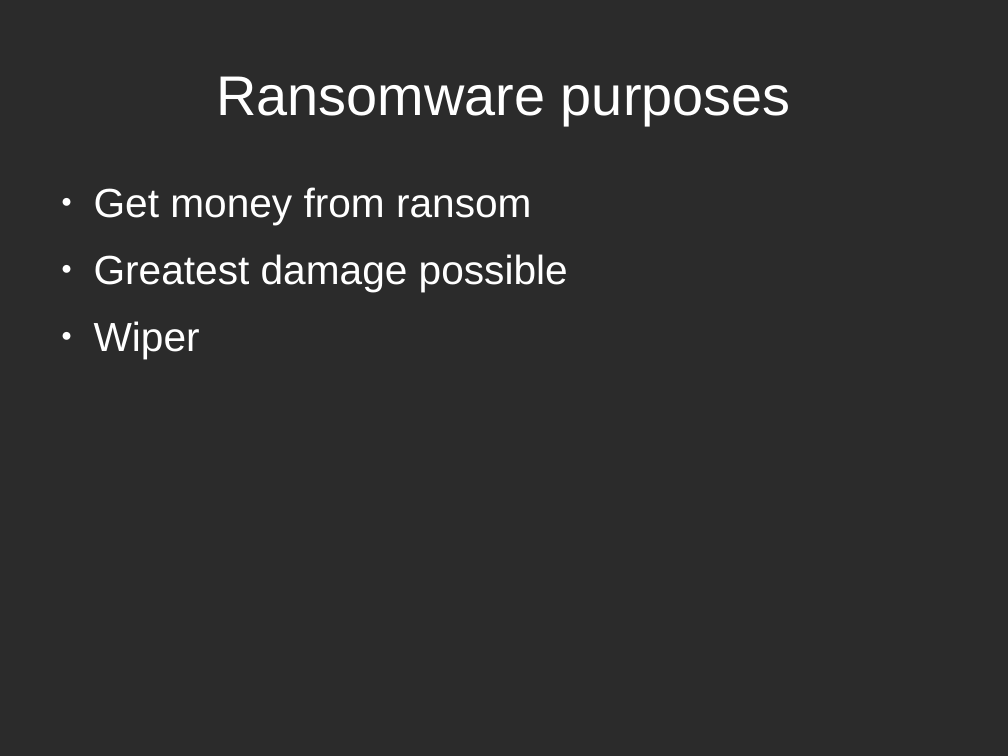
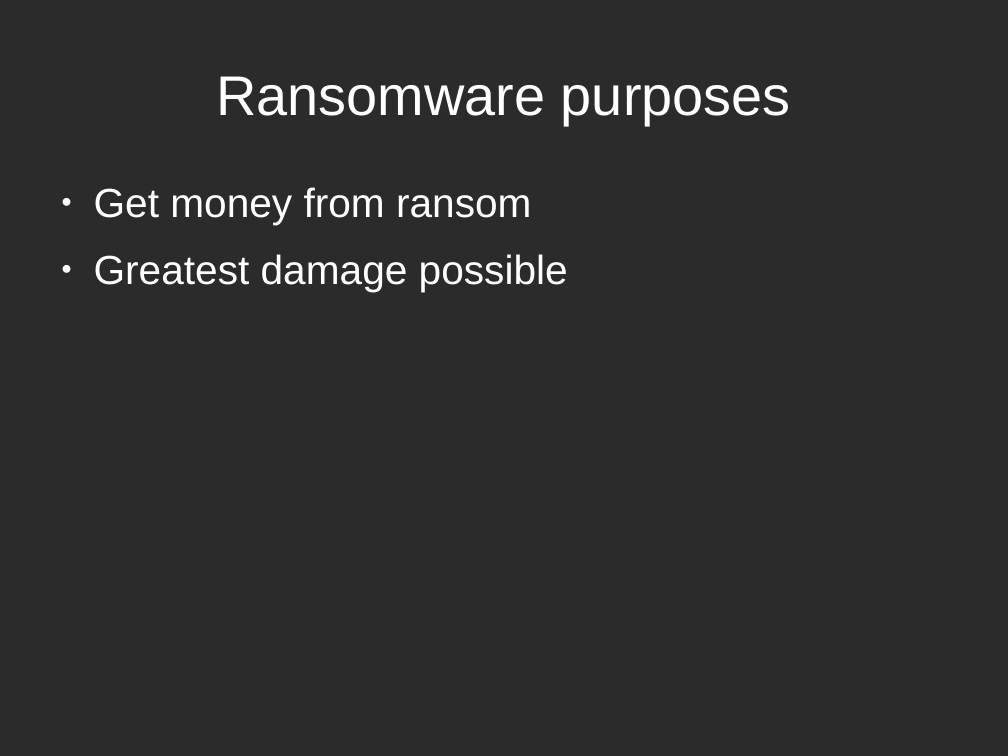
Before and after one commit to tarcisio-marinho/GonnaCry, a slide deck: slide 2 of Python/talk/na_beira_do_rio.odp. Drawn at 1008x756 pixels with LibreOffice and Linux fonts; fonts in the diff are those of the drawing; background and template pictures are left out; a plain dark background stands for a picture behind light text. Boxes give left, top, right and bottom in pixels: in the first picture for what was removed or moved away, otherwise in the second. Text is boxed around its words. In the diff, an @@ line names an element or a change of style, - is before the commit and + after.

```diff
--- a/Python/talk/na_beira_do_rio.odp
+++ b/Python/talk/na_beira_do_rio.odp
@@ text at [94,321,200,358]: paragraph removed @@
-● Wiper
```
Also in this commit, not shown: 4 other files.
